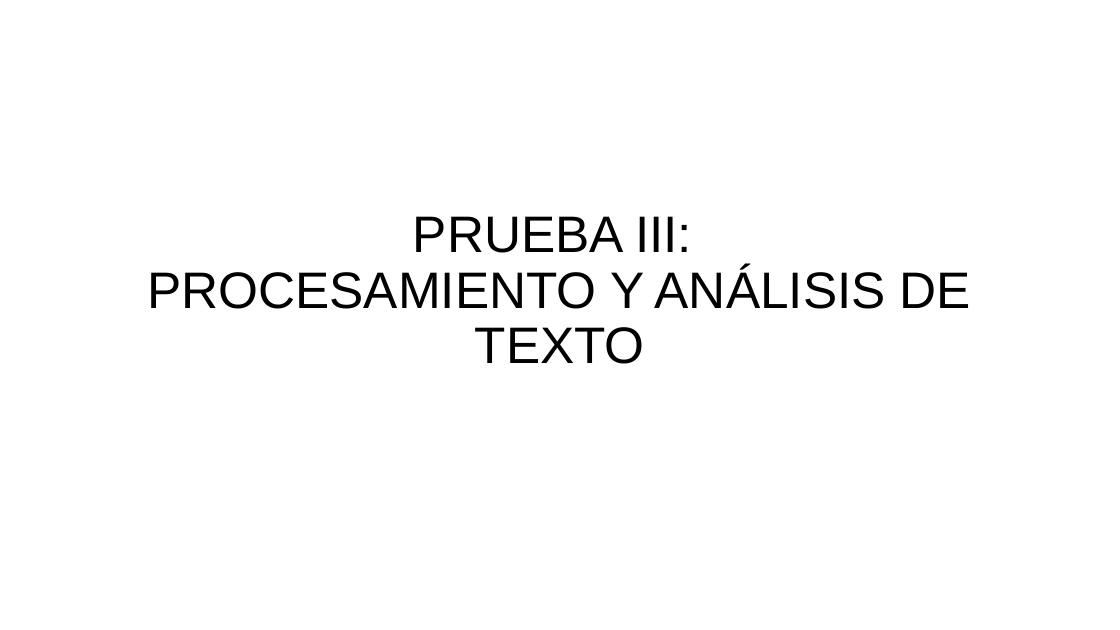
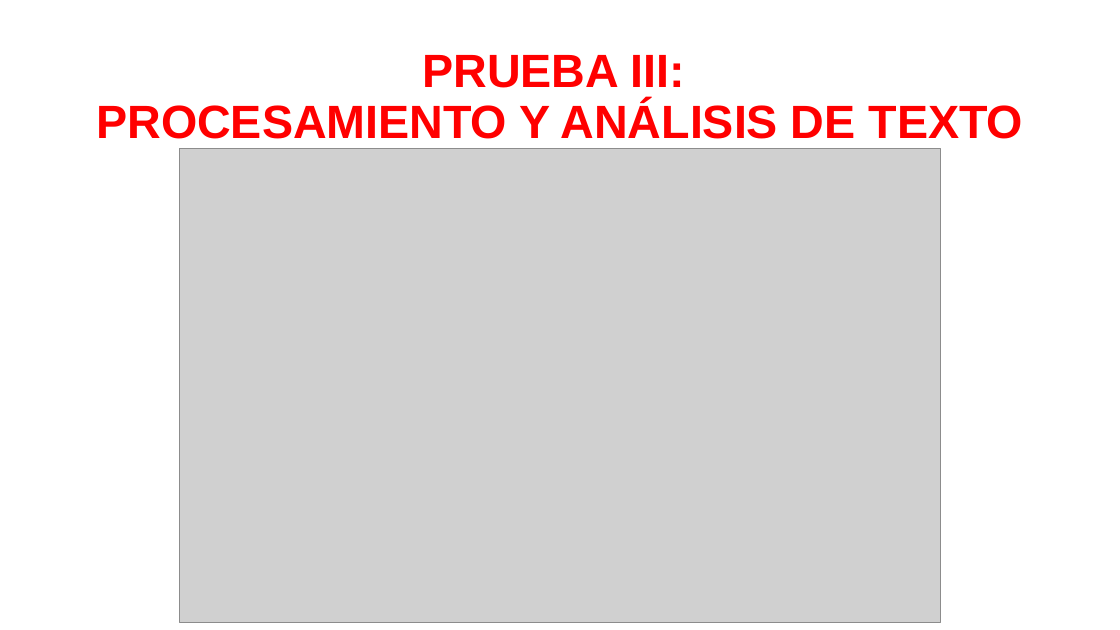
Before and after one commit to dfbaron/PruebaTecnicaDavivienda-DanielBaron, a slide deck: slide 22 of Prueba Científico de Datos.pptx (slide 10 before the commit). Drawn at 1120x630 pixels with LibreOffice and Linux fonts; fonts in the diff are those of the drawing; grey boxes stand for pictures. Boxes give left, top, right and bottom in pixels: in the first picture for what was removed or moved away, otherwise in the second. Text is boxed around its words. In the diff, an @@ line names an element or a change of style, - is before the commit and + after.

```diff
--- a/Prueba Científico de Datos.pptx
+++ b/Prueba Científico de Datos.pptx
@@ title "PRUEBA III: PROCESAMIENTO Y ANÁLISIS ...": place and size @@
-title "PRUEBA III: PROCESAMIENTO Y ANÁLISIS ..." at (147,216,971,364)
+title "PRUEBA III: PROCESAMIENTO Y ANÁLISIS ..." at (96,55,1024,139)
@@ title "PRUEBA III: PROCESAMIENTO Y ANÁLISIS ..." at (96,55,1024,139): size 44 to 40 pt, text colour #000000 to #FF0000, bold on @@
@@ picture added at (180,149,941,623) @@
```
Also in this commit, not shown: 10 other slides changed, 19 slides added, 7 other files.
